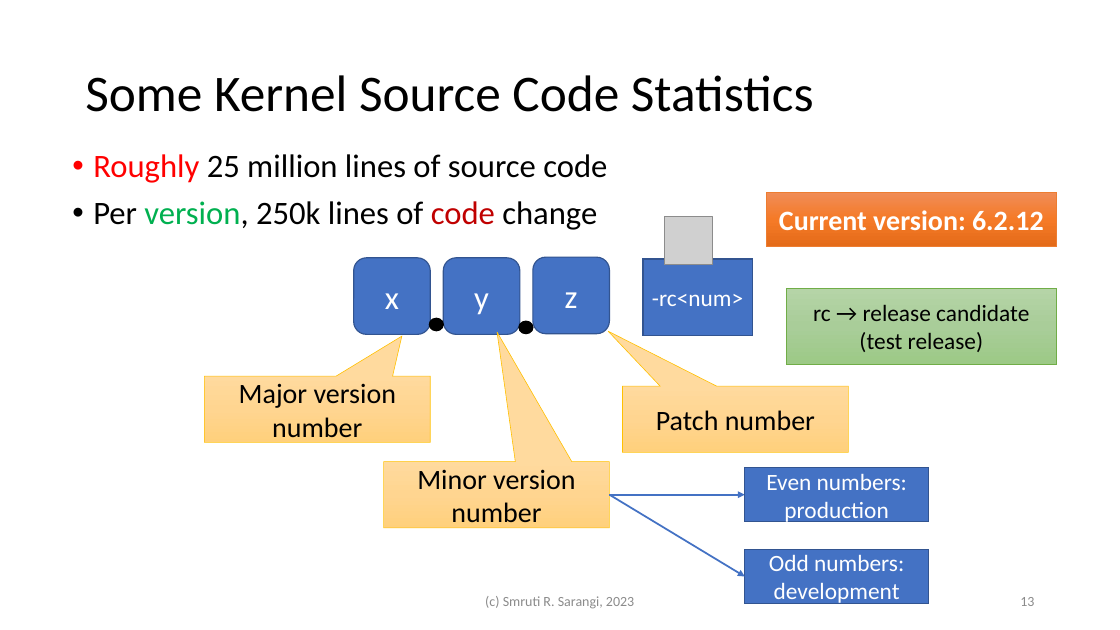
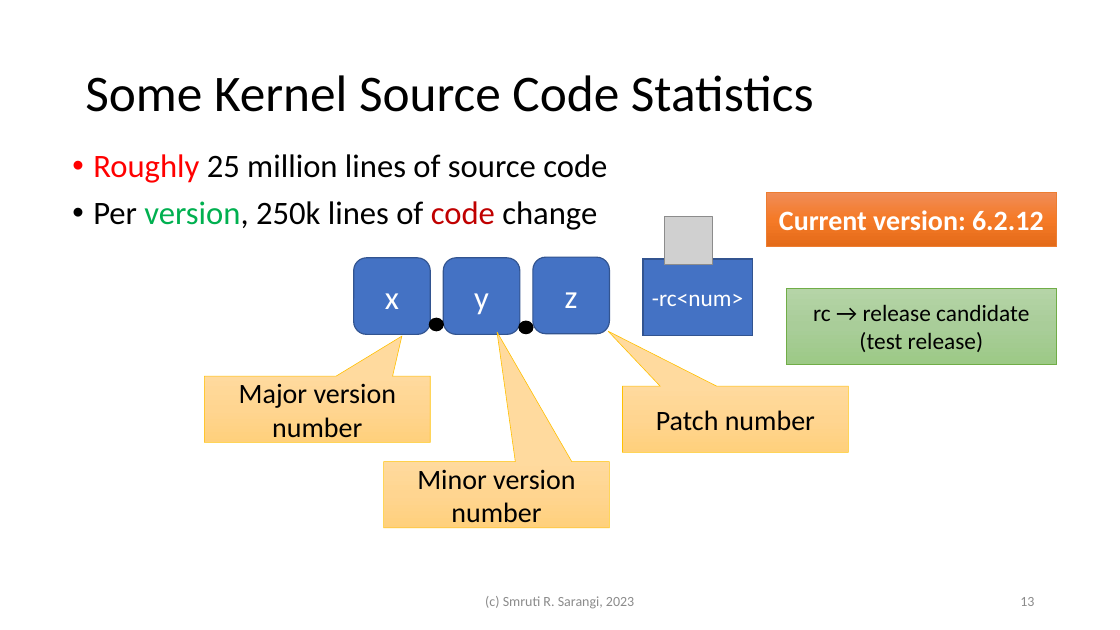
Before and after one commit to srsarangi/srsarangi.github.io, a slide deck: slide 13 of osbook/slides/1.intro.pptx. Drawn at 1120x630 pixels with LibreOffice and Linux fonts; fonts in the diff are those of the drawing; grey boxes stand for pictures. Boxes give left, top, right and bottom in pixels: in the first picture for what was removed or moved away, otherwise in the second. Text is boxed around its words. In the diff, an @@ line names an element or a change of style, - is before the commit and + after.

```diff
--- a/osbook/slides/1.intro.pptx
+++ b/osbook/slides/1.intro.pptx
@@ rectangle removed at (745, 468, 929, 522) @@
-Even numbers: production
@@ arrow removed from (610, 495) to (745, 495) @@
@@ arrow removed from (610, 495) to (745, 576) @@
@@ rectangle removed at (745, 549, 929, 603) @@
-Odd numbers: development
```
Also in this commit, not shown: 13 other slides changed, 2 slides added, 1 other file.
